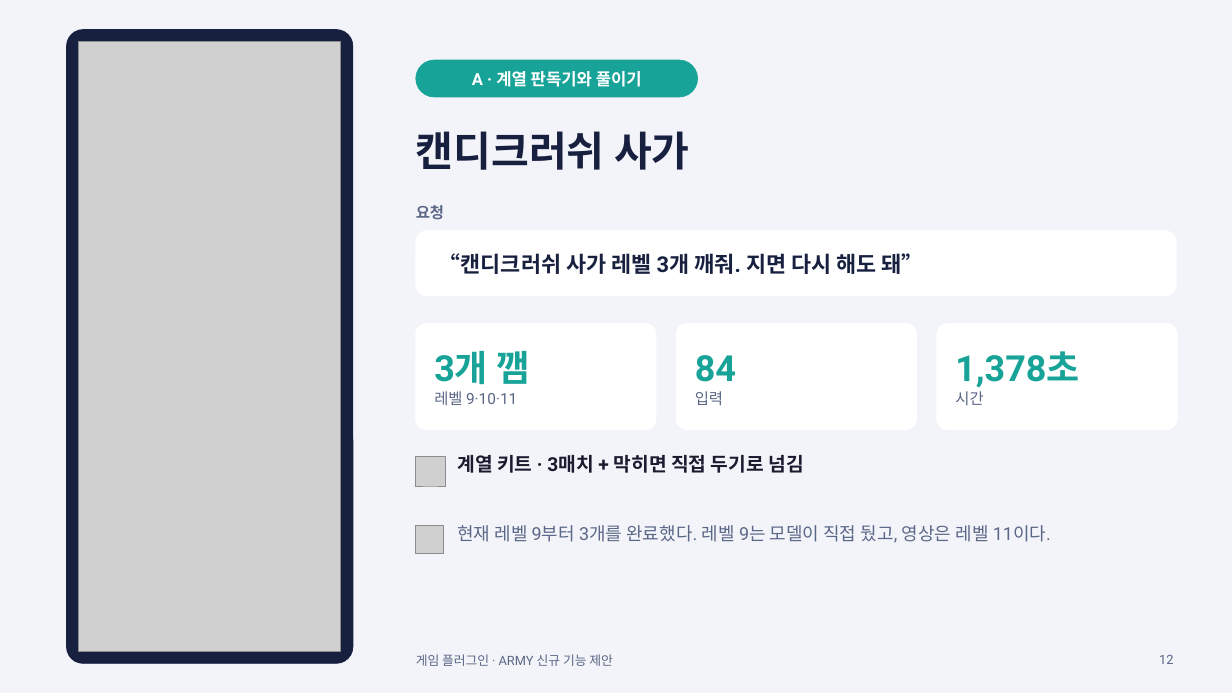
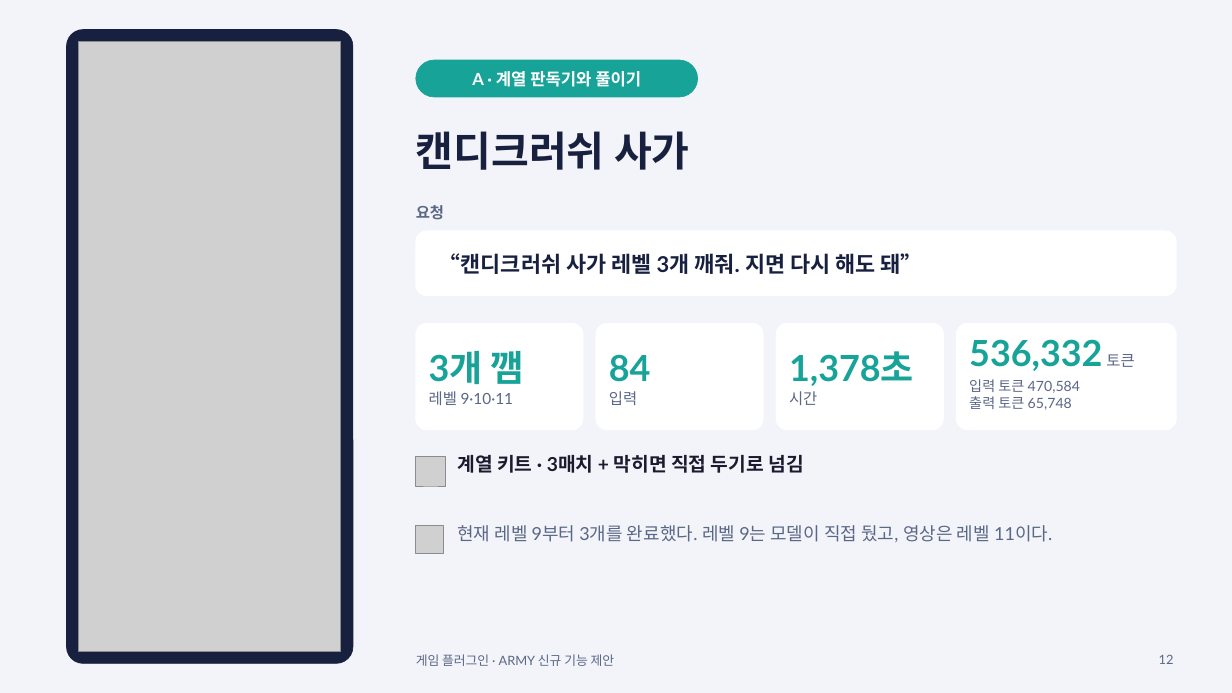
Before and after one commit to jimni-kim/game-lab, a slide deck: slide 12 of final/game-plugin-intro.pptx. Drawn at 1232x693 pixels with LibreOffice and Linux fonts; fonts in the diff are those of the drawing; grey boxes stand for pictures. Boxes give left, top, right and bottom in pixels: in the first picture for what was removed or moved away, otherwise in the second. Text is boxed around its words. In the diff, an @@ line names an element or a change of style, - is before the commit and + after.

Commit message:
Update game plugin presentation and embed SamsungOne Korean fonts

```diff
--- a/final/game-plugin-intro.pptx
+++ b/final/game-plugin-intro.pptx
@@ rounded rectangle: place and size @@
-rounded rectangle at (416, 323, 656, 430)
+rounded rectangle at (416, 323, 583, 430)
@@ rounded rectangle added at (596, 323, 763, 430), fill #FFFFFF, outline #FFFFFF 0.75 pt @@
@@ text "84": place and size @@
-text "84" at (695, 355, 736, 405)
+text "84" at (609, 354, 651, 405)
@@ rounded rectangle: place and size @@
-rounded rectangle at (677, 323, 917, 430)
+rounded rectangle at (776, 323, 944, 430)
@@ font Roboto to Lato in 7 elements at (416, 654, 615, 666), (472, 71, 641, 87), (457, 525, 1052, 542), (1159, 655, 1174, 664), (429, 351, 524, 405), (609, 354, 651, 405), (789, 351, 914, 405) @@
@@ text "1,378초": place and size @@
-text "1,378초" at (955, 351, 1079, 405)
+text "1,378초" at (789, 351, 914, 405)
@@ rounded rectangle: place and size @@
-rounded rectangle at (937, 323, 1177, 430)
+rounded rectangle at (957, 323, 1177, 430)
@@ text added at (969, 339, 1134, 371), 28 pt, text #17A398, bold @@
+536,332 토큰
@@ text added at (969, 379, 1080, 410), 11 pt, text #5B6787 @@
+입력 토큰 470,584
+출력 토큰 65,748
```
Also in this commit, not shown: 19 other slides changed, 2 other files.
